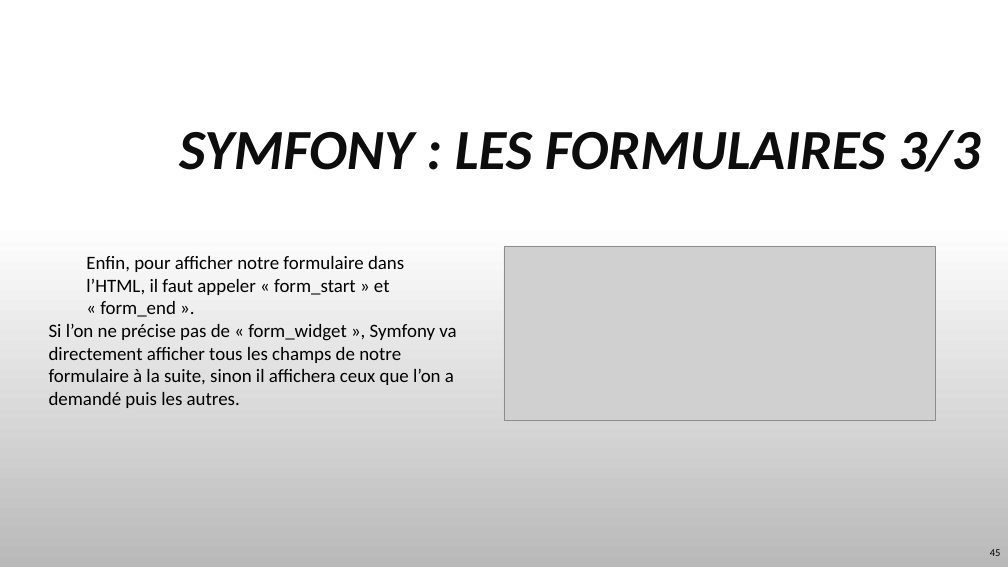
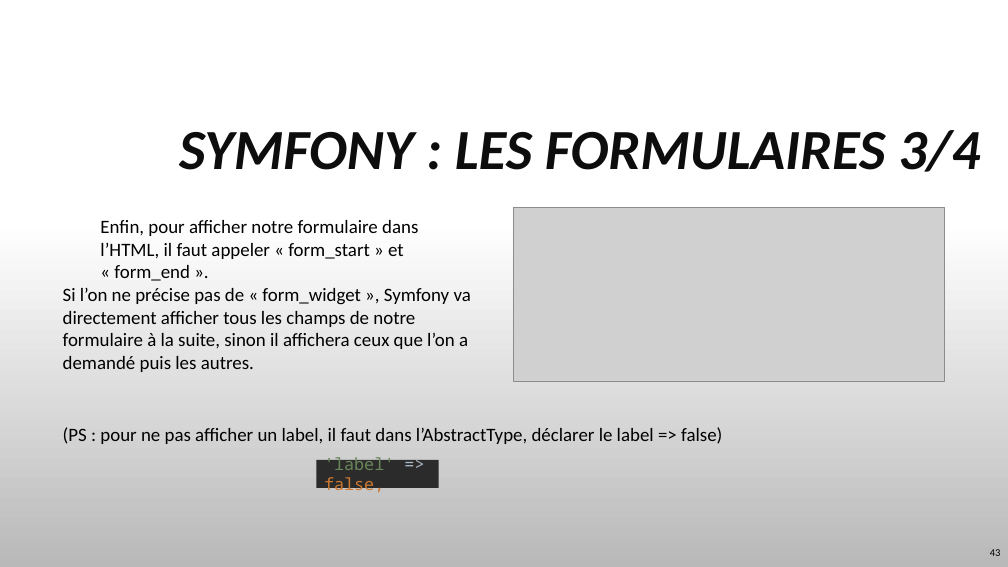
Before and after one commit to TyTy-cf/cours, a slide deck: slide 43 of Symfony/Symfony-Bases.pptx (slide 45 before the commit). Drawn at 1008x567 pixels with LibreOffice and Linux fonts; fonts in the diff are those of the drawing; grey boxes stand for pictures; background and template pictures are left out. Boxes give left, top, right and bottom in pixels: in the first picture for what was removed or moved away, otherwise in the second. Text is boxed around its words. In the diff, an @@ line names an element or a change of style, - is before the commit and + after.

```diff
--- a/Symfony/Symfony-Bases.pptx
+++ b/Symfony/Symfony-Bases.pptx
@@ title at (179, 130, 980, 172): text changed @@
-SYMFONY : LES FORMULAIRES 3/3
+SYMFONY : LES FORMULAIRES 3/4
@@ picture: place and size @@
-picture at (504, 247, 936, 420)
+picture at (513, 207, 945, 380)
@@ text "Enfin, pour afficher notre formulaire ...": place and size @@
-text "Enfin, pour afficher notre formulaire ..." at (49, 256, 456, 385)
+text "Enfin, pour afficher notre formulaire ..." at (63, 220, 471, 349)
@@ text added at (63, 427, 722, 444), 18 pt, text #000000 @@
+(PS : pour ne pas afficher un label, il faut dans l’AbstractType, déclarer le label => false)
@@ rectangle added at (317, 460, 439, 488), fill #2B2B2B, 16 pt, text #6A8759 @@
+'label' => false,
```
Also in this commit, not shown: 13 other slides changed, 10 slides added, 2 other files.
